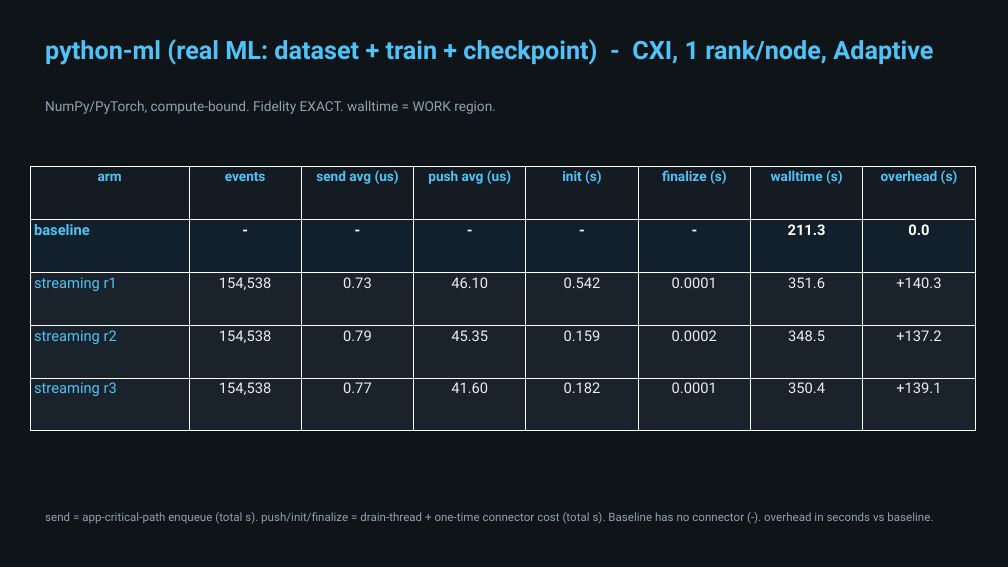
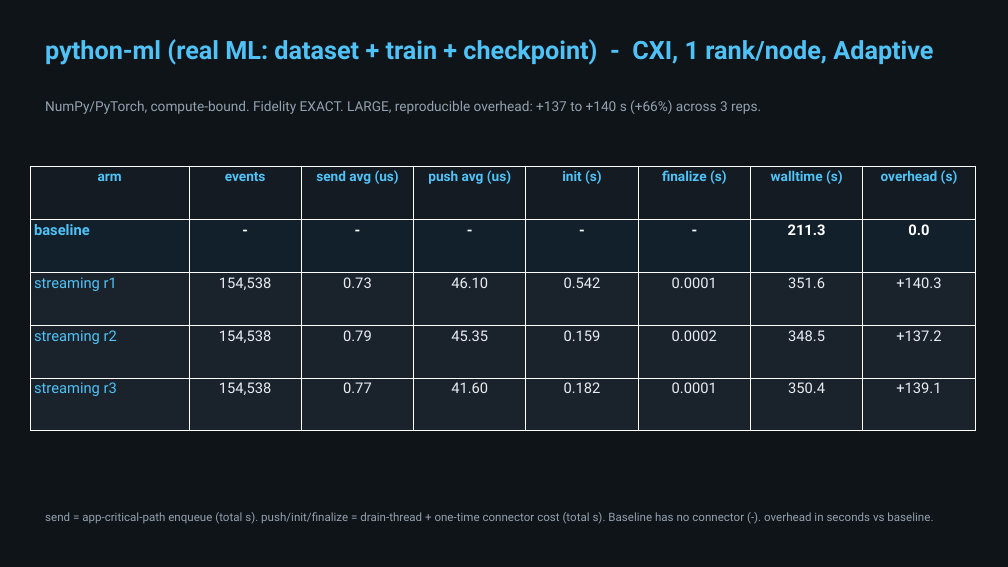
Before and after one commit to hariteja-jajula/darshan-mofka, a slide deck: slide 4 of deliverables/paper_overhead_tables.pptx. Drawn at 1008x567 pixels with LibreOffice and Linux fonts; fonts in the diff are those of the drawing. Boxes give left, top, right and bottom in pixels: in the first picture for what was removed or moved away, otherwise in the second. Text is boxed around its words. In the diff, an @@ line names an element or a change of style, - is before the commit and + after.

Commit message:
deliverables: mark per-workload overhead validity (baseline<=streaming) honestly
Subtitles now state which overheads are real vs below-noise:
- io_bench (C): small but consistent +1.1..1.3s (~0.2%), 3/3 reps valid.
- python-ml: large reproducible +137..140s (+66%), 3/3 reps valid.
- io_bench_py: overhead below run-to-run noise (~0); reps 2-3 land under baseline.
- mpi (paced): overhead below noise (~0); single rep -1.7s.
- dlio: wall cold/warm-dominated -> per-event is the metric.

```diff
--- a/deliverables/paper_overhead_tables.pptx
+++ b/deliverables/paper_overhead_tables.pptx
@@ text at (45, 100, 761, 114): text changed @@
-NumPy/PyTorch, compute-bound. Fidelity EXACT. walltime = WORK region.
+NumPy/PyTorch, compute-bound. Fidelity EXACT. LARGE, reproducible overhead: +137 to +140 s (+66%) across 3 reps.
```
Also in this commit, not shown: 3 other slides changed, 1 other file.
